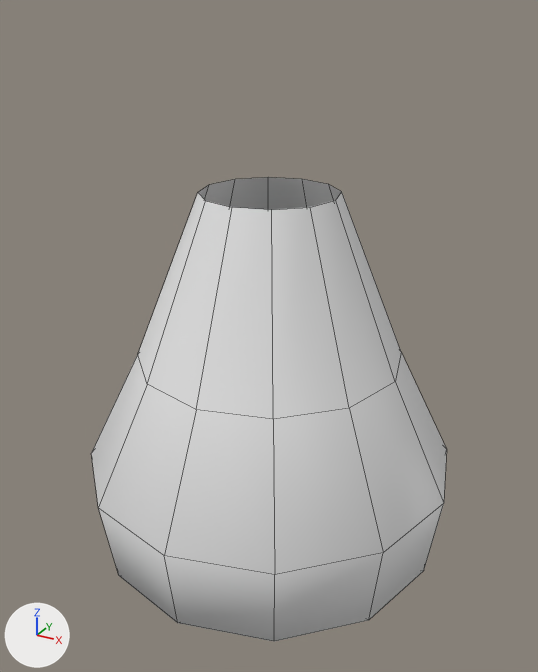
Renders of the FBX model Assets/Assets/Fx/Mesh/FX_FireMesh_01.fbx from each side of a commit.
Rendered twice from a 50 mm camera at (0.78, -1.423, 1.334) aimed at (0.001, -0.006, 0.626). Arrows for +X, +Y and +Z are at lower left; the lights stay in place. The first picture is the older version. Mesh edges are drawn as thin lines. Where no turn or scale is listed for an object, it has been applied to the vertices.

The first picture shows 'FX_FireMesh_01'.
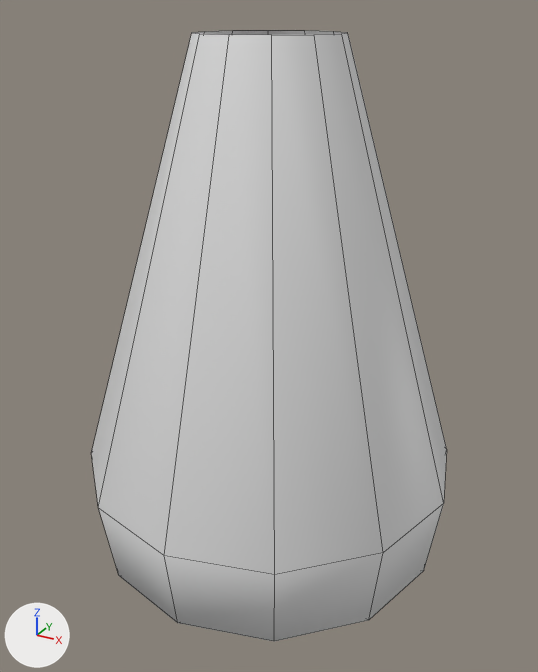
Boxes [x1, y1, x2, y2] around the edits, measured in the pictures (538 x 672 px):
'FX_FireMesh_01', reshaped (32% taller)
    before: [91, 177, 447, 641]
    after: [91, 30, 447, 641]
part 1 of me_plane, built on
    before: [91, 177, 447, 575]
    after: [91, 30, 447, 575]

Diff of the bpy script that builds the scene:
```diff
--- a/Assets/Assets/Fx/Mesh/FX_FireMesh_01.fbx.py
+++ b/Assets/Assets/Fx/Mesh/FX_FireMesh_01.fbx.py
@@ me_plane @@
 # used by ob_fx_firemesh_01; location = (0.0, 0.0, 0.0)
-me_plane.from_pydata(...)  # 60 vertices, 48 faces; spans x -0.452..0.452, y -0.452..0.452, z -0.01..0.967
+me_plane.from_pydata(...)  # 48 vertices, 36 faces; spans x -0.452..0.452, y -0.452..0.452, z -0.01..1.29
+# me_plane part 1
+# 24 vertices are removed from x -0.315..0.315, y -0.315..0.315, z 0.579..0.967
+# 24 faces are deleted
+# 12 vertices are added at x -0.157..0.157, y -0.157..0.157, z 1.29
+# 12 new faces join them
```
